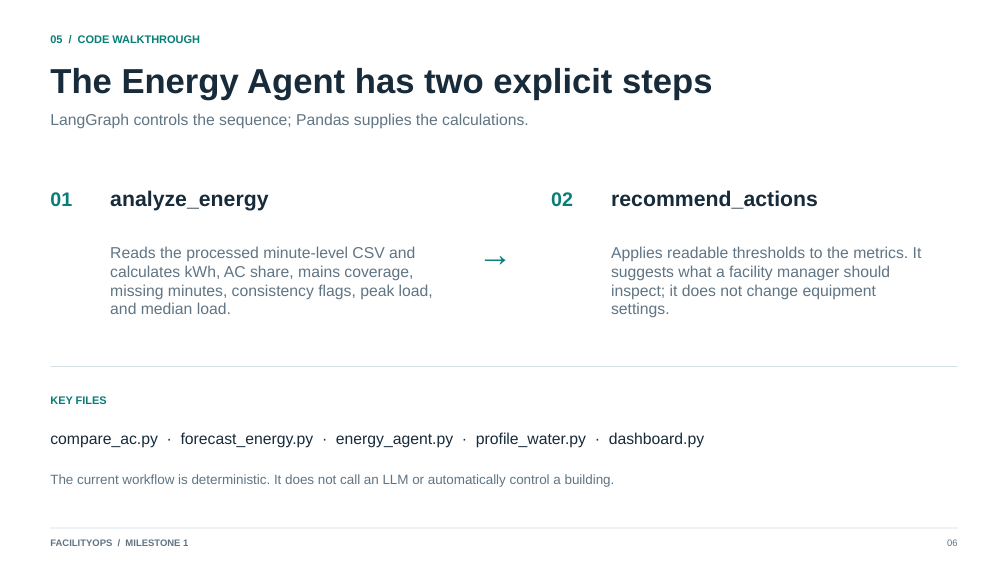
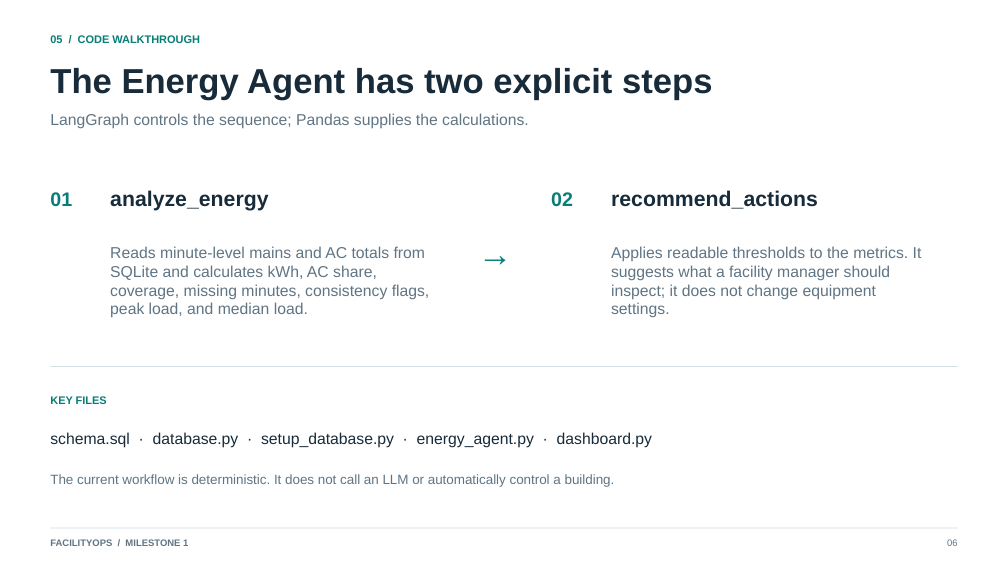
Before and after one commit to madhurantakamkavya12/SmartFacilityOps, a slide deck: slide 6 of deliverables/FacilityOps_Milestone1_Presentation.pptx. Drawn at 1008x567 pixels with LibreOffice and Linux fonts; fonts in the diff are those of the drawing. Boxes give left, top, right and bottom in pixels: in the first picture for what was removed or moved away, otherwise in the second. Text is boxed around its words. In the diff, an @@ line names an element or a change of style, - is before the commit and + after.

```diff
--- a/deliverables/FacilityOps_Milestone1_Presentation.pptx
+++ b/deliverables/FacilityOps_Milestone1_Presentation.pptx
@@ text at <box>110,246,430,318</box>: text changed @@
-Reads the processed minute-level CSV and calculates kWh, AC share, mains coverage, missing minutes, consistency flags, peak load, and median load.
+Reads minute-level mains and AC totals from SQLite and calculates kWh, AC share, coverage, missing minutes, consistency flags, peak load, and median load.
@@ text at <box>50,432,652,448</box>: text changed @@
-compare_ac.py · forecast_energy.py · energy_agent.py · profile_water.py · dashboard.py
+schema.sql · database.py · setup_database.py · energy_agent.py · dashboard.py
```
Also in this commit, not shown: 2 other slides changed, 1 slide added, 1 slide removed, 8 other files.
